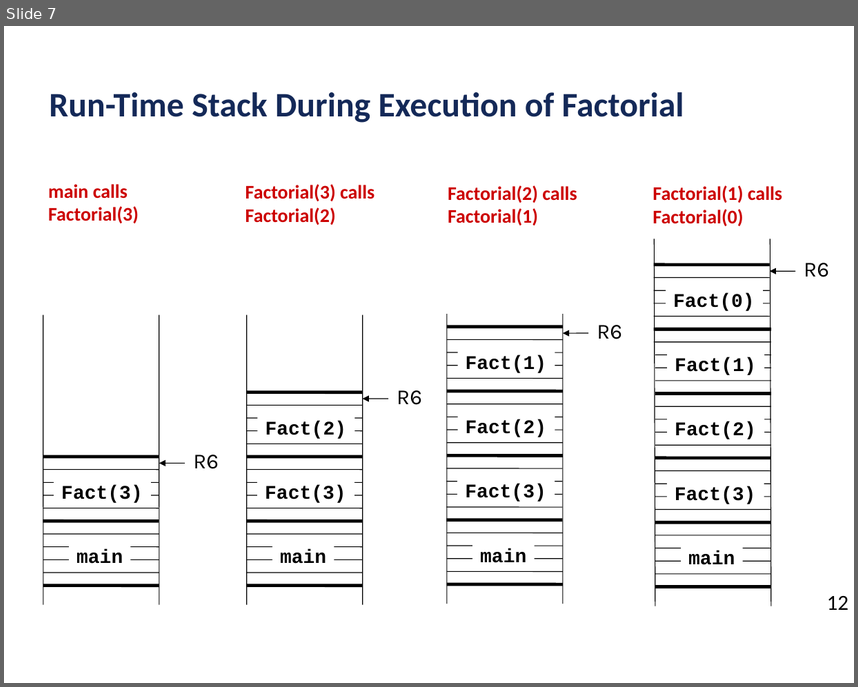
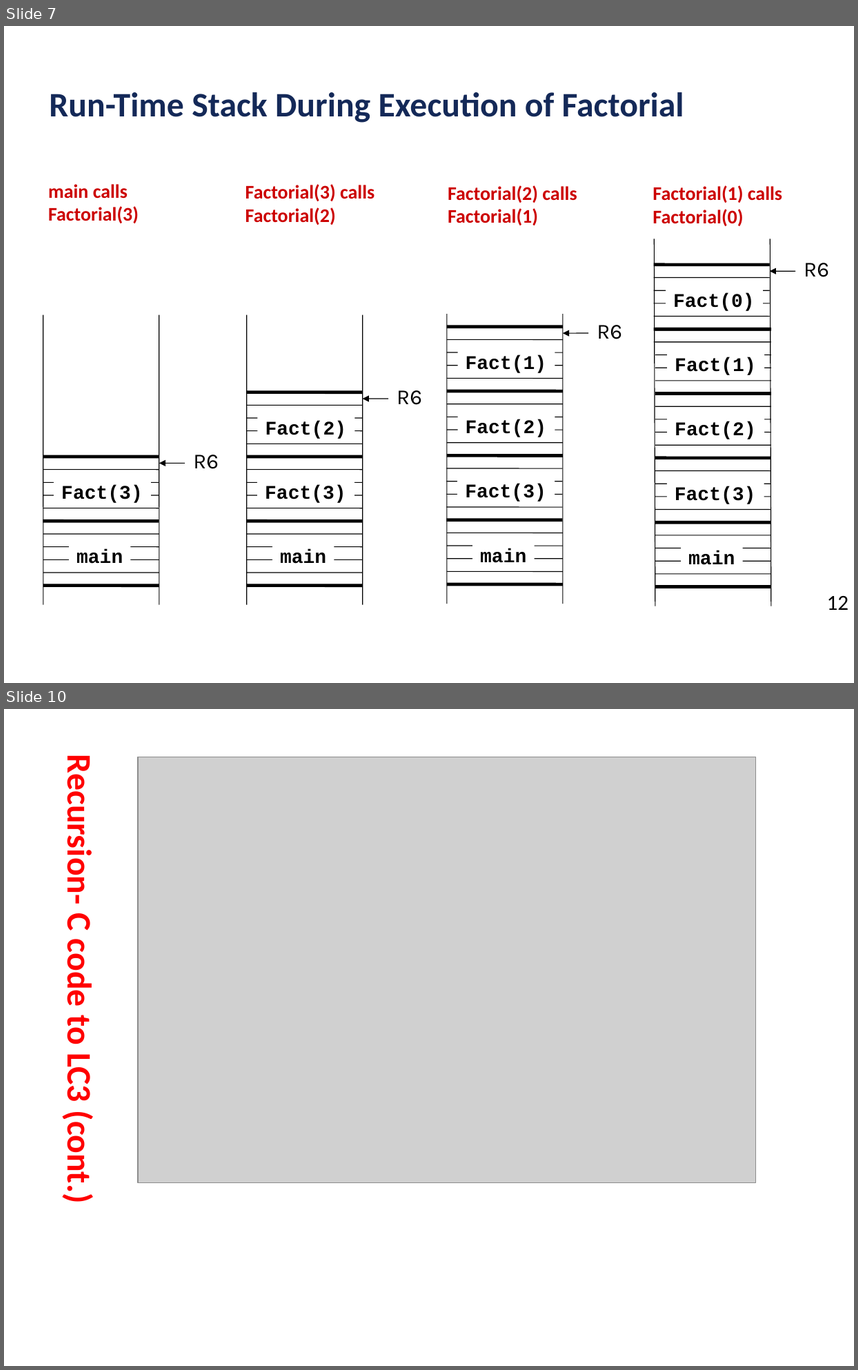
Before and after one commit to ubhowmik/ECE220, a slide deck: Lecture#14/Lecture_14_presentation.pptx. Shown one above the other, each under a label of ours: slide 7 before the commit, slides 7 and 10 after it; the slides between them are not shown. The pictures are 858x687 and 858x1370 pixels, drawn with LibreOffice and Linux fonts; fonts in the diff are those of the drawing; grey boxes stand for pictures; background and template pictures are left out. Boxes give left, top, right and bottom in pixels: in the first picture for what was removed or moved away, otherwise in the second. Text is boxed around its words. In the diff, an @@ line names an element or a change of style, - is before the commit and + after.

```diff
--- a/Lecture#14/Lecture_14_presentation.pptx
+++ b/Lecture#14/Lecture_14_presentation.pptx
@@ slide 10 added at (4,709,854,1366), background #FFFFFF @@
@@ text added at (59,769,101,1201), 32 pt, text #FF0000, bold @@
+Recursion- C code to LC3 (cont.)
@@ picture added at (138,757,756,1183) @@
```
Also in this commit, not shown: 1 slide changed, 4 other slides added, 2 other files.
